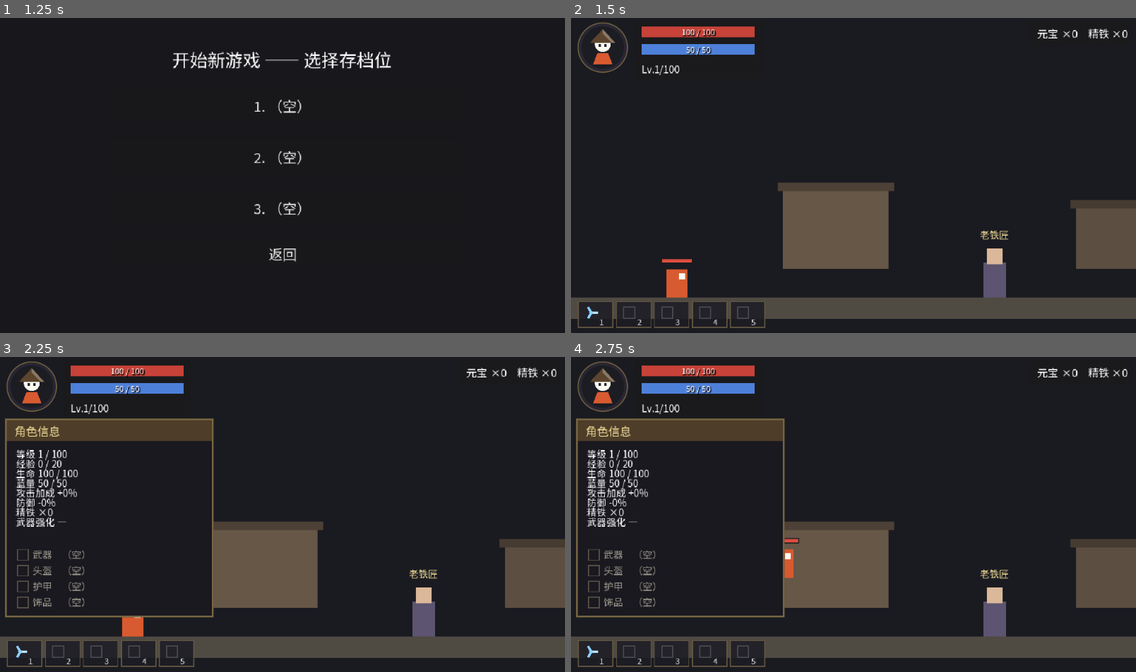
Above: before the commit, frames 1-4 (two rows, left to right).
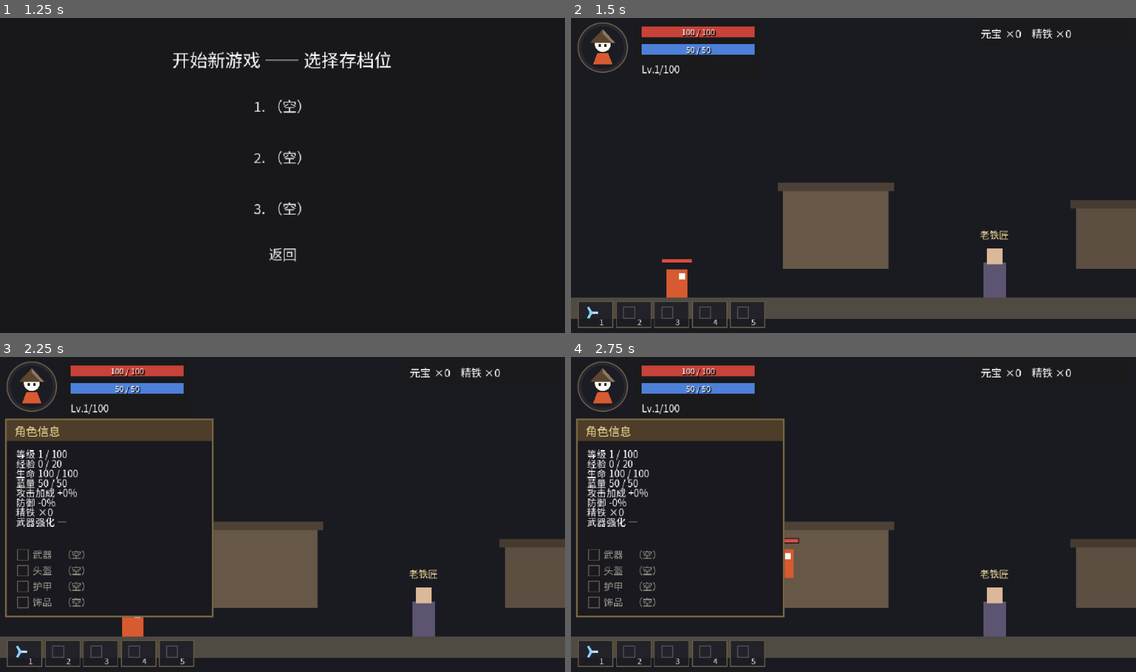
Above: after the commit, the same moments.

Repository: aachean/bailian
Game: Godot game, scene res://scenes/ui/main_menu.tscn
The game is run twice, just before and just after one commit, with the same random seed, the same clock (stepped at 60 frames per second) and the same inputs.
Inputs (mouse positions are in pixels of both pictures, inside the frame that each line leads up to):
- Up to frame 1 (1.25 s): click "开始游戏" at 0.5 s
- Up to frame 2 (1.5 s): click "开始游戏" at 1.25 s
- Up to frame 3 (2.25 s): tap Enter (ui_accept) at 2 s; move the mouse to (406, 498) at 2.02 s; hold D (move_right) from 2.03 s (still down); hold C (panel) from 2.03 s (still down); click (406, 498) at 2.17 s
- Up to frame 4 (2.75 s): keep holding D (move_right); keep holding C (panel); tap Space (jump) at 2.27 s

Frame 1 is identical in both runs. In frame 2, 0.4% of the frame differs, in the area x 72-99%, y 3-7%; in frame 3, 0.4%; in frame 4, 0.4%.

Commit message:
fix(feedback): 黑盒验收三连修 —— 货币标签出屏 / 未解锁技能装得上 / 满状态拒喝药水

Diff:
--- a/scenes/ui/hud.tscn
+++ b/scenes/ui/hud.tscn
@@ -99,7 +99,7 @@
 text = "Lv.1"
 
 [node name="Bag" type="Panel" parent="."]
-offset_left = 520.0
+offset_left = 456.0
 offset_top = 6.0
 offset_right = 634.0
 offset_bottom = 34.0
@@ -108,10 +108,10 @@
 [node name="Count" type="Label" parent="Bag"]
 offset_left = 8.0
 offset_top = 5.0
-offset_right = 106.0
+offset_right = 170.0
 offset_bottom = 23.0
 theme_override_font_sizes/font_size = 12
-text = "精铁 ×0"
+text = "元宝 ×0　精铁 ×0"
 
 [node name="Stage" type="Label" parent="."]
 offset_left = 440.0
--- a/scripts/components/pickup.gd
+++ b/scripts/components/pickup.gd
@@ -7,11 +7,12 @@
 ## 吸附 / 拾取 / 排序的代码完全一样，差别只在「捡起来交给谁」。复制成四个场景的话，
 ## 以后调吸附手感要改四处，迟早会漏一处。
 ##
-## ── 消耗品的门（计划 §3.7）───────────────────────────────────
+## ── 消耗品怎么用（计划 §3.7，2026-09-15 按神的黑盒反馈修订）────
 ## 药掉在地上，走近直接生效 —— 不进背包、不占快捷键。
-## 但**满血 / 满蓝时不拾取，留在地上**：吸附的门也一并关掉，
-## 不然它会贴着玩家飘，像个甩不掉的跟班。
-## 元宝与精铁没有门 —— 钱不会嫌多。
+## **不管满不满，靠近就喝**：满血喝回血药 = 白喝，但那是玩家自己走进去的；
+## 「满了就拒收」反而让玩家站在药边上想喝喝不到（实测反馈）。
+## 「防止没靠近就被用」由拾取距离管：吸附从 46px 起，**生效只在 10px 内** ——
+## 钱和药是同一套距离，不发明第二套。
 ##
 ## 不做物理弹跳 —— 原型阶段碎片原地散落就够了，吸附拾取的手感（走近被吸走）
 ## 比弹跳值钱。拾取走轮询距离，不走 Area2D 信号：吸附本身就在逐帧挪位置，
@@ -69,16 +70,6 @@
 	_icon.set_item_path(item_path)
 
 
-## 药水的门：满了他就不收。返回 true = 现在不收
-func _potion_not_needed() -> bool:
-	if potion == &"hp":
-		var h := _player.get_node_or_null("Health") as Health
-		return h == null or h.hp >= h.max_hp
-	if potion == &"mp":
-		return int(_player.get("mp")) >= int(_player.get("max_mp"))
-	return false
-
-
 func _physics_process(delta: float) -> void:
 	if _collected:
 		return
@@ -90,11 +81,8 @@
 	if h == null or h.is_dead:
 		return                      # 玩家死了不捡，重生后再来
 
-	# 满血 / 满蓝的药：不吸附、不拾取，安静躺在地上等需要它的人
-	var gated := not potion.is_empty() and _potion_not_needed()
-
 	var d := global_position.distance_to(_player.global_position)
-	if not gated and d < COLLECT_DIST:
+	if d < COLLECT_DIST:
 		_collected = true
 		if not item_path.is_empty():
 			if _player.has_method("collect_item"):
@@ -114,6 +102,6 @@
 			if _player.has_method("collect_shard"):
 				_player.call("collect_shard")
 		queue_free()
-	elif not gated and d < ATTRACT_DIST:
+	elif d < ATTRACT_DIST:
 		global_position = global_position.move_toward(_player.global_position, ATTRACT_SPEED * delta)
 	# 没人靠近就安静躺着
--- a/scripts/ui/hud.gd
+++ b/scripts/ui/hud.gd
@@ -307,7 +307,9 @@
 			_unequip_skill_at_cursor()
 
 
-## J：没带就装进第一个空槽；已经带着就摘下来
+## J：没带就装进第一个空槽；已经带着就摘下来。
+## **未解锁的技能不许装** —— 与数字键装槽同一扇门（黑盒验收抓到的漏网之鱼：
+## 数字键有检查、J 没有，于是面板里灰色的「未解锁」其实装得上）
 func _toggle_skill_at_cursor() -> void:
 	var pool := _pool()
 	if _skill_cursor < 0 or _skill_cursor >= pool.size():
@@ -315,11 +317,14 @@
 	var path := str(pool[_skill_cursor])
 	if PlayerState.carries(path):
 		PlayerState.clear_skill_slot_by_path(path)
-	else:
-		var free := PlayerState.skill_slots.find("")
-		if free < 0:
-			return                      # 5 格满了：先按 0 摘一个，否则不给装
-		PlayerState.set_skill_slot(free, path)
+		refresh()
+		return
+	if not _player.call("is_skill_unlocked", path):
+		return                          # 未解锁：不装、不报错，灰色就是它的状态
+	var free := PlayerState.skill_slots.find("")
+	if free < 0:
+		return                      # 5 格满了：先按 0 摘一个，否则不给装
+	PlayerState.set_skill_slot(free, path)
 	refresh()
 
 
--- a/tests/test_m14.gd
+++ b/tests/test_m14.gd
@@ -7,7 +7,8 @@
 ## 设计依据：计划 §3.7（2026-09-14 定）——
 ##   · 元宝是**唯一通用货币**，与精铁刻意互不兑换（两笔钱各管各的）
 ##   · 元宝来源只有两条：打怪掉小额 + 出售装备
-##   · 消耗品掉在地上**走近直接生效**，不进背包；满血 / 满蓝不拾取
+##   · 消耗品掉在地上**走近直接生效**，不进背包；满血 / 满蓝也喝
+##     （2026-09-15 神的黑盒反馈推翻了原「满了不收」—— 白喝是玩家自己走进去的）
 ##   · 商店随第一个副本首通解锁；出售进账 = 定价 × 折价率（ShopData）
 ##
 ## 断言盯的都是「静默就完蛋」的接缝：
@@ -191,45 +192,41 @@
 		"开张与否只看 SaveManager 的通关表，商店台不存第二份")
 
 
-## 药水的门：满血不收（躺着不动），掉了血才吸走并生效（计划 §3.7）
+## 消耗品（2026-09-15 黑盒反馈修订）：**不管满不满，靠近就喝**；
+## 「防止没靠近就被用」由拾取距离管 —— 10px 内才生效，远处躺着不动
 func _t6_potion_gate() -> void:
 	var h := _player.get_node("Health") as Health
 	h.heal_full()
 
-	# 满血：药在玩家脚下也不收
+	# 满血：也喝（白喝是玩家自己走进去的），血不掉就是全部效果
 	var hp_pot := PICKUP.instantiate()
 	hp_pot.set("potion", &"hp")
 	add_child(hp_pot)
 	hp_pot.global_position = _player.global_position
 	await _pframes(12)
-	var stayed: bool = is_instance_valid(hp_pot) and not hp_pot.get("_collected")
-	if is_instance_valid(hp_pot):
-		hp_pot.queue_free()
-	await _pframes(2)          # 必须等它真消失：留着的话，下一步一掉血
-	                          # 它的「门」就开了，会抢在第二瓶之前把血回掉（测试自己污染自己）
-
-	# 掉血：吸走 + 回血 40
-	var low := h.max_hp - 50
-	h.restore(low)
-	var pot2 := PICKUP.instantiate()
-	pot2.set("potion", &"hp")
-	add_child(pot2)
-	pot2.global_position = _player.global_position
-	await _pframes(12)
-	var healed: bool = not is_instance_valid(pot2) \
-		and h.hp == mini(low + 40, h.max_hp)
-
-	# 回蓝：满了不收，掉了才收（同一扇门，两条管道）
+	var drank_at_full: bool = not is_instance_valid(hp_pot) and h.hp == h.max_hp
+
+	# 距离门：放远了不吸不喝；把玩家挪过去才被喝掉
+	h.heal_full()
+	var far := PICKUP.instantiate()
+	far.set("potion", &"hp")
+	add_child(far)
+	far.global_position = _player.global_position + Vector2(300.0, 0.0)
+	await _pframes(12)
+	var waited: bool = is_instance_valid(far) and not far.get("_collected")
+	far.global_position = _player.global_position
+	await _pframes(12)
+	var drank_when_close: bool = not is_instance_valid(far) and h.hp == h.max_hp
+
+	# 回蓝：满蓝也喝；有缺口喝下去真回
 	var mp_pot := PICKUP.instantiate()
 	mp_pot.set("potion", &"mp")
 	add_child(mp_pot)
 	mp_pot.global_position = _player.global_position
 	_player.set("mp", _player.get("max_mp"))
 	await _pframes(12)
-	var mp_stayed: bool = is_instance_valid(mp_pot)
-	if is_instance_valid(mp_pot):
-		mp_pot.queue_free()
-	await _pframes(2)          # 同上：别让满蓝时躺着的瓶子混进下一轮
+	var mp_drank_at_full: bool = not is_instance_valid(mp_pot) \
+		and int(_player.get("mp")) >= int(_player.get("max_mp"))
 	_player.set("mp", 10)
 	var mp_pot2 := PICKUP.instantiate()
 	mp_pot2.set("potion", &"mp")
@@ -241,9 +238,10 @@
 	var mp_filled: bool = not is_instance_valid(mp_pot2) \
 		and int(_player.get("mp")) >= 35
 
-	_check("6", "消耗品：满血/满蓝不拾取（原地躺）；有缺口才吸走并直接生效",
-		stayed and healed and mp_stayed and mp_filled,
-		"stayed=%s healed=%s mp_stayed=%s mp_filled=%s" % [stayed, healed, mp_stayed, mp_filled])
+	_check("6", "消耗品：满状态也直接喝；远处不吸不喝，靠近才生效",
+		drank_at_full and waited and drank_when_close and mp_drank_at_full and mp_filled,
+		"满血=%s 远候=%s 近喝=%s 满蓝=%s 回蓝=%s" % [
+			drank_at_full, waited, drank_when_close, mp_drank_at_full, mp_filled])
 
 
 ## 老货币一分不许动：强化仍然只走精铁；卖装备不产精铁（两条管道互不兑换）
--- a/tests/test_m7.gd
+++ b/tests/test_m7.gd
@@ -50,6 +50,7 @@
 	await _t13_skills_survive_snapshot()
 	await _t14_skill_bar_shows_five()
 	await _t15_no_key_leak()
+	await _t16_locked_skill_cannot_toggle()
 
 	print("")
 	print("═══ %d 通过 ／ %d 失败 ═══" % [_pass, _fail])
@@ -523,3 +524,33 @@
 		leaks.is_empty(),
 		"扫了 %d 段文本　泄漏：%s" % [
 			texts.size(), "无" if leaks.is_empty() else ", ".join(leaks)])
+
+
+## 未解锁的技能 J 也装不上（黑盒验收抓到的洞：数字键装槽有解锁检查，J 漏了 ——
+## 面板里灰色的「未解锁」其实装得上）。装上的门以 is_skill_unlocked 为准，
+## 与等级走：同一个键，解锁之后自然就能装了
+func _t16_locked_skill_cannot_toggle() -> void:
+	await _set_level(1)
+	PlayerState.skill_slots = ["", "", "", "", ""]
+	await _pframes(2)
+	_press("skill_panel")
+	await _pframes(3)
+	_release("skill_panel")
+	await _pframes(3)
+	_key(KEY_DOWN)
+	await _pframes(2)
+	_key(KEY_DOWN)                # 光标到第 3 行 = 铁壁（12 级解锁，1 级时是灰的）
+	await _pframes(2)
+	_key(KEY_J)
+	await _pframes(3)
+	var carried := _count_carried()
+	var ironwall_locked: bool = not PlayerState.carries(IRONWALL) \
+		and not bool(_player.call("is_skill_unlocked", IRONWALL))
+	_press("skill_panel")
+	await _pframes(3)
+	_release("skill_panel")
+	await _pframes(2)
+	_check("16", "未解锁的技能 J 也装不上（与数字键同一扇门）",
+		carried == 0 and ironwall_locked,
+		"Lv1 对铁壁按 J：携带 %d 件，铁壁在带=%s" % [
+			carried, str(PlayerState.carries(IRONWALL))])
Not shown, changed: README.md
